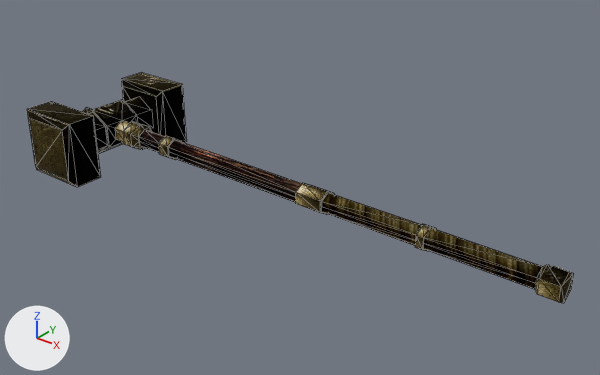
Renders of the glTF model assets/models/KM_BIGBEN_HAMMER.glb from each side of a commit.
Camera for both pictures: a camera (50 mm lens) standing at (0.691, -1.075, 0.679) and looking at (-0.19, 0.026, -0.004). Lighting does not change. The marker at lower left points along +X, +Y and +Z. Mesh edges are drawn as thin lines. Vertices at the same position are counted once.
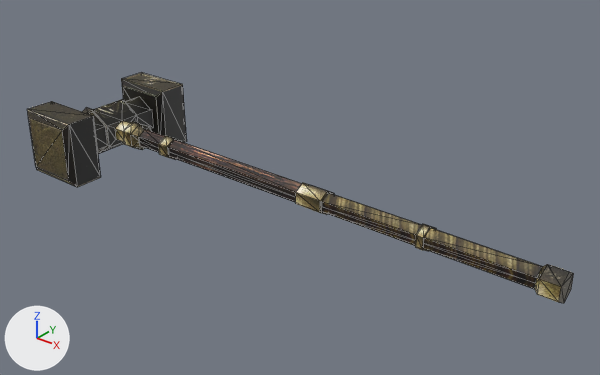
Changed parts and their boxes [x1, y1, x2, y2] in the pictures (600 x 375 px; the box of a moved part takes in the faces that stretch with it):
'Mesh', surface changed: [27, 72, 574, 303] in both
part 1 of me_mesh, moved or reshaped: [131, 124, 547, 293] in both

The edits, one by one:
In material 'KM_BEN_HAMMER_01' (mat_km_ben_hammer_01), metallic goes from 1.0 to 0.0.
In material 'KM_BEN_HAMMER_01' (mat_km_ben_hammer_01), roughness goes from 1.0 to 0.5.
In material 'IT_HANDLESHEET' (mat_it_handlesheet), metallic goes from 1.0 to 0.0.
In material 'IT_HANDLESHEET' (mat_it_handlesheet), roughness goes from 1.0 to 0.5.
In material 'ITMELEEREST_OBSIDIAN' (mat_itmeleerest_obsidian), metallic goes from 1.0 to 0.0.
In material 'ITMELEEREST_OBSIDIAN' (mat_itmeleerest_obsidian), roughness goes from 1.0 to 0.5.
me_mesh has 284 vertices, 412 faces and spans x -0.784..0.341, y -0.162..0.169, z -0.07..0.069.
me_mesh is used by ob_mesh; location (0.0, 0.0, 0.0).
Part 1, on me_mesh:
176 faces are deleted.
32 new faces join them, mat_itmeleerest_obsidian (picture img_itmeleerest_obsidian).
32 new faces join them, mat_it_handlesheet (picture img_it_handlesheet).
112 new faces join them, mat_km_ben_hammer_01 (picture img_km_ben_hammer_01).
me_mesh part 2: the surface is now shaded flat.
